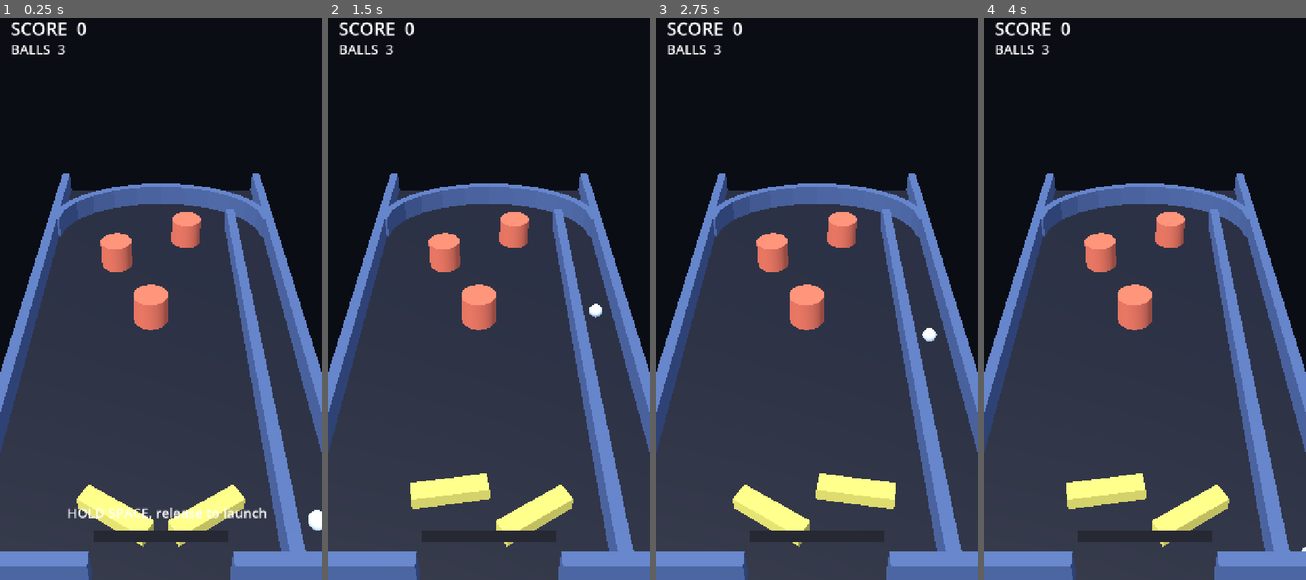
Above: before the commit, frames 1-4 (left to right).
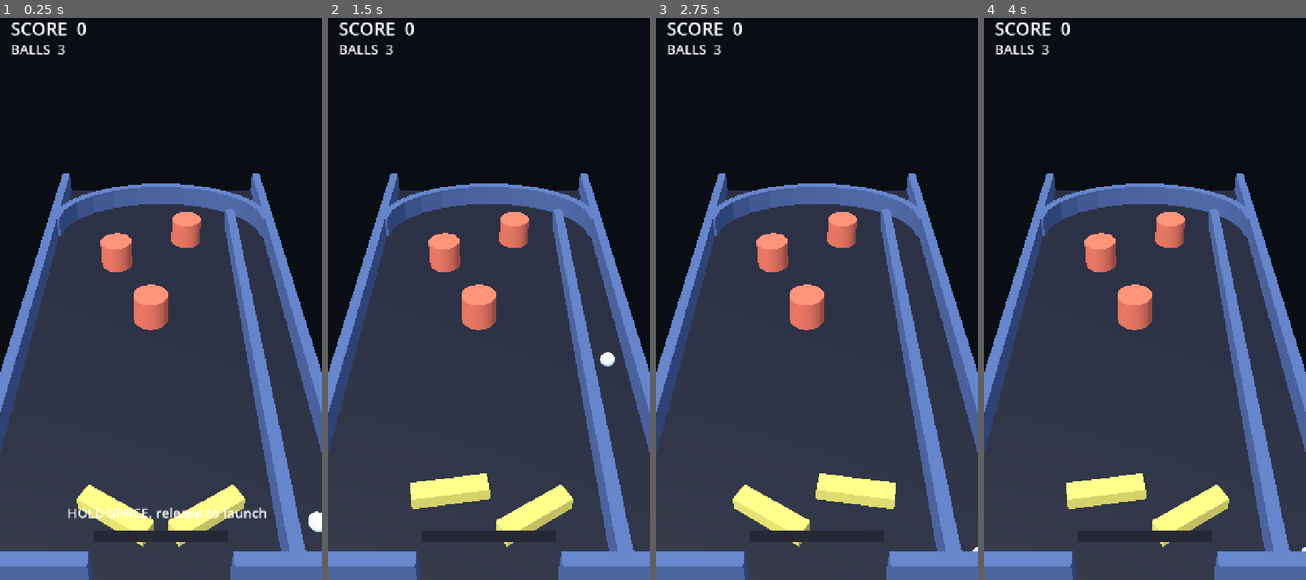
Above: after the commit, the same moments.

Repository: Synthetic-Virus/pinball-game
Game: Godot game, scene res://scenes/Main.tscn
Two runs of this game, one before a commit and one after it. Both use one fixed random seed, a clock stepped at 60 frames per second and the inputs below.
Inputs:
- Up to frame 1 (0.25 s): no input
- Up to frame 2 (1.5 s): hold D 0.53-1.28 s; tap Space at 0.77 s; hold A from 1.28 s (still down)
- Up to frame 3 (2.75 s): tap Space at 1.52 s; release A at 2.03 s; hold D from 2.03 s (still down)
- Up to frame 4 (4 s): tap Space at 3.02, 3.77 s; release D at 3.53 s; hold A from 3.53 s (still down)

The runs differ from the first frame. In frame 1, less than 0.1% of the frame differs, in the area x 95-100%, y 87-92%; in frame 2, 0.2%, in the area x 81-90%, y 50-63%; in frame 3, less than 0.1%; in frame 4, less than 0.1%.

Commit message:
feat: switch to built-in Jolt physics + adopt pinhead's proven config
Modern physics foundation, learned from the MIT-licensed GandalfDG/pinhead reference:
- Built-in Jolt 3D physics engine (native since Godot 4.4, so available in our 4.6.3)
- 240 Hz physics tick (up from 120) + max 32 steps/frame for a fast small ball
- Jolt CCD (max_penetration 0), sleep, and solver bounce tuning from pinhead

Co-Authored-By: Claude Opus 4.8 <noreply@anthropic.com>

Diff:
--- a/project.godot
+++ b/project.godot
@@ -13,7 +13,13 @@
 window/stretch/mode="canvas_items"
 
 [physics]
-; Pinball is physics-first. High tick rate + continuous_cd on the ball are mandatory to stop a
-; fast ball tunneling through flippers and walls. See .claude/CLAUDE.md and gamedev-physics-programmer.
-common/physics_ticks_per_second=120
-2d/default_gravity=980
+; Pinball is physics-first. Modern foundation: built-in Jolt physics (Godot 4.4+), a high 240 Hz
+; tick, and Jolt CCD/sleep/solver tuning adopted from the MIT-licensed pinhead reference.
+; continuous_cd on the ball is still set in code. See .claude/CLAUDE.md.
+common/physics_ticks_per_second=240
+common/max_physics_steps_per_frame=32
+3d/physics_engine="Jolt Physics"
+3d/default_gravity=9.8
+jolt_3d/sleep/velocity_threshold=0.002
+jolt_3d/continuous_cd/max_penetration=0.0
+jolt_3d/solver/bounce_velocity_threshold=10.0
